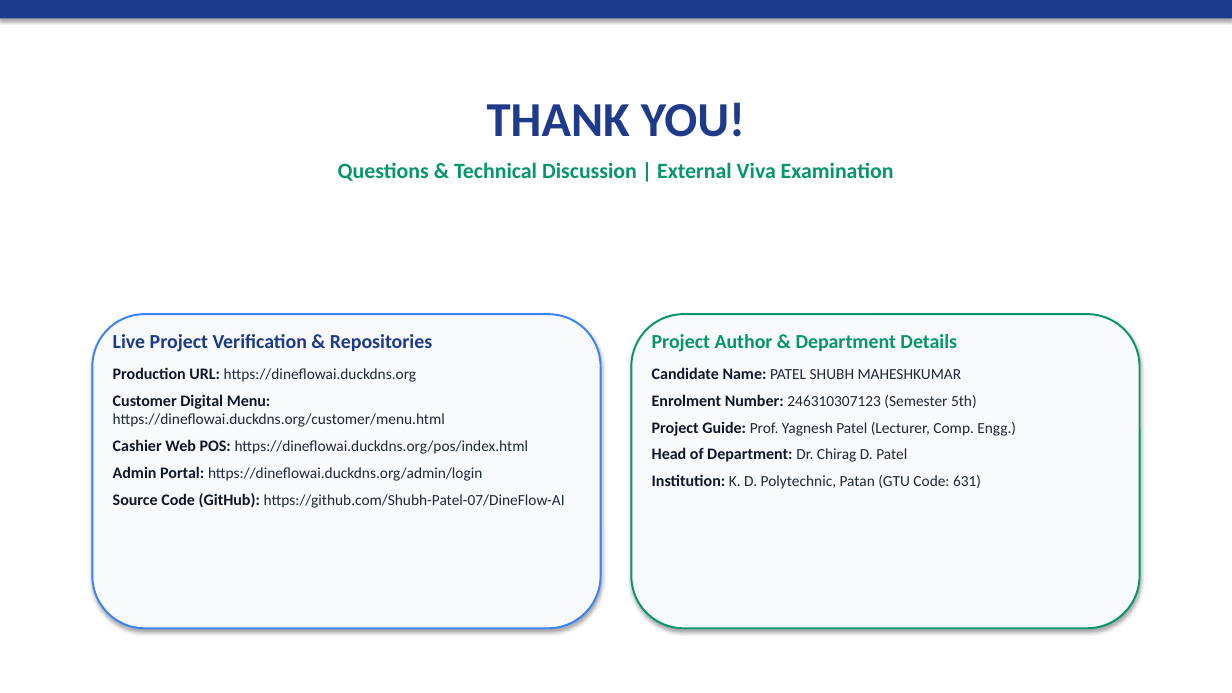
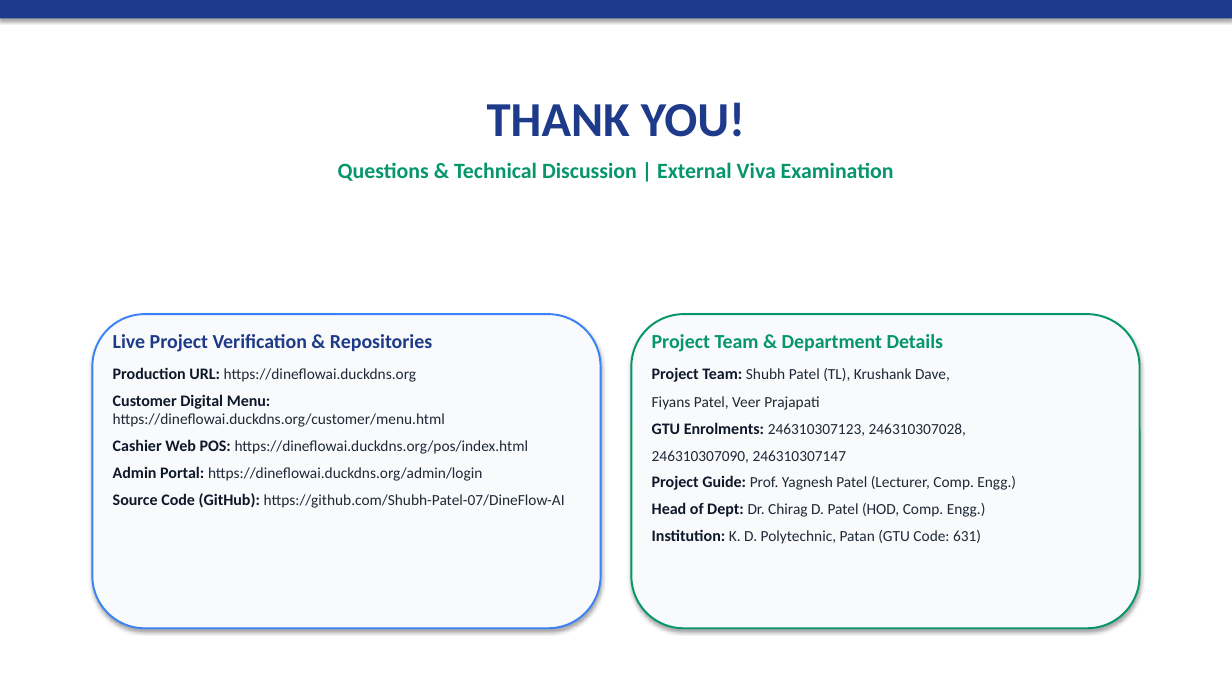
Before and after one commit to Shubh-Patel-07/DineFlow-AI, a slide deck: slide 17 of docs/DineFlow_AI_GTU_Minor_Project_Presentation.pptx. Drawn at 1232x693 pixels with LibreOffice and Linux fonts; fonts in the diff are those of the drawing. Boxes give left, top, right and bottom in pixels: in the first picture for what was removed or moved away, otherwise in the second. Text is boxed around its words. In the diff, an @@ line names an element or a change of style, - is before the commit and + after.

Commit message:
docs(gtu): synchronize all 4 team members across Report, Presentation, Logbook, and standalone GitHub Summary

```diff
--- a/docs/DineFlow_AI_GTU_Minor_Project_Presentation.pptx
+++ b/docs/DineFlow_AI_GTU_Minor_Project_Presentation.pptx
@@ text at bbox=[652, 334, 966, 463]: text changed; bold off @@
-Project Author & Department Details
-Candidate Name: PATEL SHUBH MAHESHKUMAR
-Enrolment Number: 246310307123 (Semester 5th)
+Project Team & Department Details
+Project Team: Shubh Patel (TL), Krushank Dave,
+Fiyans Patel, Veer Prajapati
+GTU Enrolments: 246310307123, 246310307028,
+246310307090, 246310307147
@@ text at bbox=[652, 502, 986, 517]: text changed; size 12.5 to 12 pt; text colour #0F172A to #1F2937; bold off @@
-Head of Department: Dr. Chirag D. Patel
+Head of Dept: Dr. Chirag D. Patel (HOD, Comp. Engg.)
```
Also in this commit, not shown: 1 other slide changed, 3 other files.
